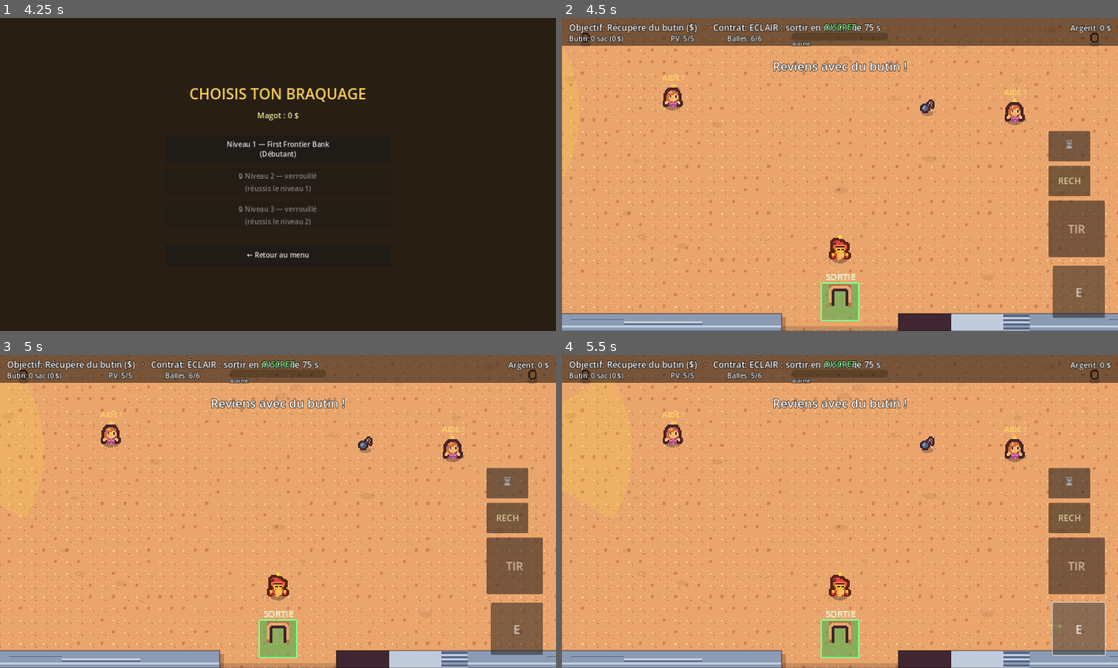
Above: before the commit, frames 1-4 (two rows, left to right).
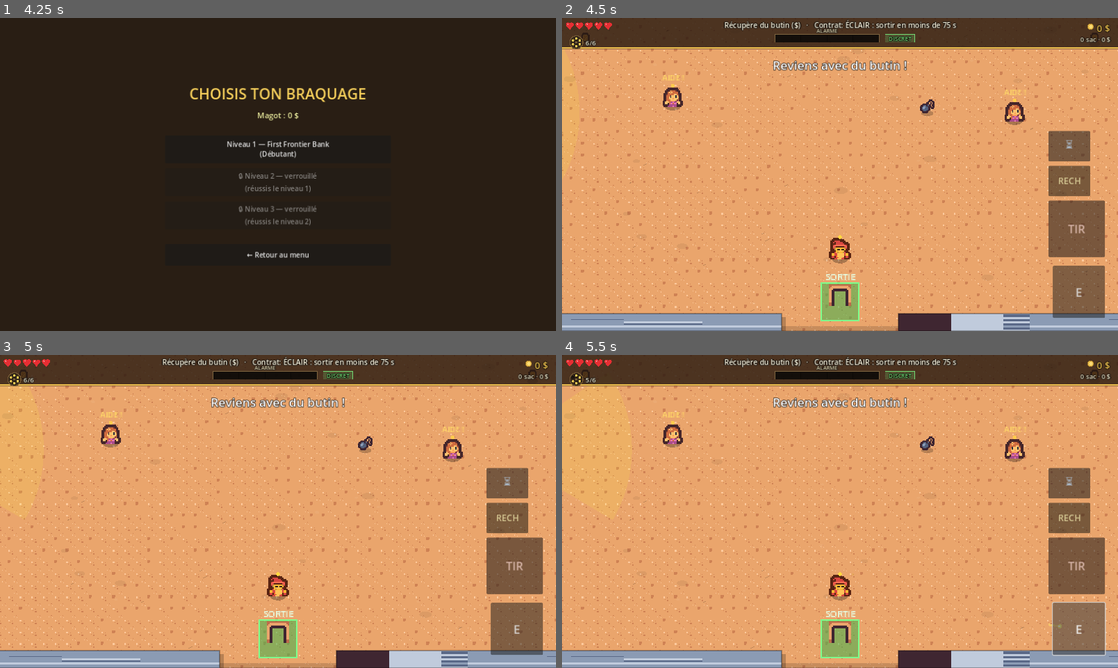
Above: after the commit, the same moments.

Repository: sebadiaz/Cowboys
Game: Godot game, scene res://scenes/Boot.tscn
Two runs of this game, one before a commit and one after it. Both use one fixed random seed, a clock stepped at 60 frames per second and the inputs below.
Inputs (mouse positions are in pixels of both pictures, inside the frame that each line leads up to):
- Up to frame 1 (4.25 s): tap Enter at 0.5 s; move the mouse to (400, 158) at 0.52 s; hold D (move_right) 0.53-1.25 s; hold Space (fire) 0.53-1.25 s; click (400, 158) at 0.67 s; click "🗺 JOUER — CARTE DU MONDE" at 1.25 s; click (66, 218) at 2.02 s; click "← Carte" at 2.75 s; click "⚡ Niveau rapide" at 3.5 s
- Up to frame 2 (4.5 s): click "Niveau 1 — First Frontier Ban…" at 4.25 s
- Up to frame 3 (5 s): no input
- Up to frame 4 (5.5 s): click "E" at 5 s

Frame 1 is identical in both runs. In frame 2, 9.8% of the frame differs, in the area x 0-100%, y 0-18%; in frame 3, 9.8%; in frame 4, 9.8%.

Commit message:
HUD repensé (cuir/laiton/or) peint en _draw: cœurs de PV, barillet six-coups, jauge d'alarme stylée, magot doré
- Nouveau hud_gfx.gd: cœurs (PV), barillet 6 alvéoles (munitions + animation de
  recharge), jauge d'alarme graduée (vert->rouge, label pulsé), pièce + magot,
  butin, badge d'état DISCRET/ALERTE. Contour encre, objectif réduit pour tenir.
- hud_controller branche ses setters sur hud_gfx (fini les labels qui se chevauchent).
- Toast dramatique, flash et overlay d'alerte conservés.

Diff:
--- a/scripts/hud_controller.gd
+++ b/scripts/hud_controller.gd
@@ -4,15 +4,10 @@
 ## Gère aussi le menu pause (Échap). Construit son interface en code.
 
 const MobileControlsScript := preload("res://scripts/mobile_controls.gd")
-
-var _objective_label: Label
-var _loot_label: Label
-var _money_label: Label
-var _state_label: Label
-var _alarm_bar: ProgressBar
+const HudGfxScript := preload("res://scripts/hud_gfx.gd")
+
+var _gfx: Control
 var _toast_label: Label
-var _health_label: Label
-var _ammo_label: Label
 var _pause_root: Control
 var _flash: ColorRect
 var _alert_overlay: ColorRect
@@ -81,62 +76,17 @@
 # --- Construction de l'UI ---
 
 func _build_ui() -> void:
-	var bar := ColorRect.new()
-	bar.color = Color(0.1, 0.07, 0.05, 0.55)
-	bar.set_anchors_preset(Control.PRESET_TOP_WIDE)
-	bar.offset_bottom = 64
-	bar.mouse_filter = Control.MOUSE_FILTER_IGNORE
-	add_child(bar)
-
-	_objective_label = _make_label("Objectif: ...", 20)
-	_objective_label.position = Vector2(16, 8)
-	add_child(_objective_label)
-
-	_loot_label = _make_label("Butin: 0 sac (0 $)", 16)
-	_loot_label.position = Vector2(16, 36)
-	add_child(_loot_label)
-
-	_health_label = _make_label("PV: 3/3", 16)
-	_health_label.position = Vector2(250, 36)
-	add_child(_health_label)
-
-	_ammo_label = _make_label("Balles: 6/6", 16)
-	_ammo_label.position = Vector2(380, 36)
-	add_child(_ammo_label)
-
-	_money_label = _make_label("Argent: 0 $", 18)
-	_money_label.set_anchors_preset(Control.PRESET_TOP_RIGHT)
-	_money_label.position = Vector2(-220, 10)
-	_money_label.size = Vector2(204, 24)
-	_money_label.horizontal_alignment = HORIZONTAL_ALIGNMENT_RIGHT
-	add_child(_money_label)
-
-	_state_label = _make_label("DISCRET", 18)
-	_state_label.set_anchors_preset(Control.PRESET_CENTER_TOP)
-	_state_label.position = Vector2(-70, 8)
-	_state_label.size = Vector2(140, 24)
-	_state_label.horizontal_alignment = HORIZONTAL_ALIGNMENT_CENTER
-	add_child(_state_label)
-
-	_alarm_bar = ProgressBar.new()
-	_alarm_bar.min_value = 0
-	_alarm_bar.max_value = 100
-	_alarm_bar.value = 0
-	_alarm_bar.show_percentage = false
-	_alarm_bar.set_anchors_preset(Control.PRESET_CENTER_TOP)
-	_alarm_bar.position = Vector2(-110, 34)
-	_alarm_bar.size = Vector2(220, 18)
-	_alarm_bar.mouse_filter = Control.MOUSE_FILTER_IGNORE
-	add_child(_alarm_bar)
-
-	var alarm_caption := _make_label("Alarme", 12)
-	alarm_caption.set_anchors_preset(Control.PRESET_CENTER_TOP)
-	alarm_caption.position = Vector2(-110, 50)
-	add_child(alarm_caption)
-
+	# Couche de dessin "premium" (cuir/laiton/or), peinte dans hud_gfx.
+	_gfx = Control.new()
+	_gfx.set_script(HudGfxScript)
+	_gfx.set_anchors_preset(Control.PRESET_FULL_RECT)
+	_gfx.mouse_filter = Control.MOUSE_FILTER_IGNORE
+	add_child(_gfx)
+
+	# Bandeau dramatique (toasts) centré, au-dessus du HUD.
 	_toast_label = _make_label("", 28)
 	_toast_label.set_anchors_preset(Control.PRESET_CENTER_TOP)
-	_toast_label.position = Vector2(-300, 90)
+	_toast_label.position = Vector2(-300, 88)
 	_toast_label.size = Vector2(600, 40)
 	_toast_label.horizontal_alignment = HORIZONTAL_ALIGNMENT_CENTER
 	_toast_label.modulate.a = 0.0
@@ -208,60 +158,47 @@
 # --- API appelée par mission_manager ---
 
 func set_objective(text: String) -> void:
-	if _objective_label:
-		_objective_label.text = "Objectif: " + text
+	if _gfx:
+		_gfx.objective = text
 
 
 func set_loot(bags: int, value: int) -> void:
-	if _loot_label:
-		var word := "sac" if bags <= 1 else "sacs"
-		_loot_label.text = "Butin: %d %s (%d $)" % [bags, word, value]
+	if _gfx:
+		_gfx.loot_bags = bags
+		_gfx.loot_value = value
 
 
 func set_money(amount: int) -> void:
 	_money = amount
-	if _money_label:
-		_money_label.text = "Argent: %d $" % amount
+	if _gfx:
+		_gfx.money = amount
 
 
 func set_alarm(value: float) -> void:
 	_alarm_ratio = clampf(value / 100.0, 0.0, 1.0)
 	if value >= 100.0:
 		_global_alert = true
-	if _alarm_bar:
-		_alarm_bar.value = value
-		_alarm_bar.modulate = Color(1.0, 1.0 - _alarm_ratio, 0.2)
+	if _gfx:
+		_gfx.alarm = _alarm_ratio
+		_gfx.global_alert = _global_alert
 
 
 func set_state(alert: bool) -> void:
-	if not _state_label:
-		return
-	if alert:
-		_state_label.text = "ALERTE"
-		_state_label.add_theme_color_override("font_color", Color(1.0, 0.3, 0.25))
-	else:
-		_state_label.text = "DISCRET"
-		_state_label.add_theme_color_override("font_color", Color(0.5, 1.0, 0.5))
+	if _gfx:
+		_gfx.state_alert = alert
 
 
 func set_health(current_hp: int, max_hp: int) -> void:
-	if not _health_label:
-		return
-	_health_label.text = "PV: %d/%d" % [current_hp, max_hp]
-	_health_label.add_theme_color_override("font_color",
-		Color(1.0, 0.4, 0.4) if current_hp <= 1 else Color(1, 1, 1))
+	if _gfx:
+		_gfx.hp = current_hp
+		_gfx.max_hp = max_hp
 
 
 func set_ammo(in_cylinder: int, capacity: int, reloading: bool) -> void:
-	if not _ammo_label:
-		return
-	if reloading:
-		_ammo_label.text = "Rechargement…"
-		_ammo_label.add_theme_color_override("font_color", Color(1.0, 0.8, 0.3))
-	else:
-		_ammo_label.text = "Balles: %d/%d" % [in_cylinder, capacity]
-		_ammo_label.add_theme_color_override("font_color",
-			Color(1.0, 0.5, 0.4) if in_cylinder == 0 else Color(1, 1, 1))
+	if _gfx:
+		_gfx.ammo = in_cylinder
+		_gfx.cap = capacity
+		_gfx.reloading = reloading
 
 
 func show_toast(text: String) -> void:
--- /dev/null
+++ b/scripts/hud_gfx.gd
@@ -0,0 +1,173 @@
+extends Control
+## hud_gfx.gd
+## Dessin "premium" du HUD de mission (cuir + laiton + or) : cœurs de PV, barillet
+## six-coups pour les munitions, jauge d'alarme stylée, magot et butin. Tout est
+## peint dans _draw() pour un rendu net et cohérent ; les valeurs sont poussées
+## par hud_controller via les setters publics. Aucun asset requis.
+
+var hp := 3
+var max_hp := 3
+var ammo := 6
+var cap := 6
+var reloading := false
+var reload_ratio := 1.0
+var loot_bags := 0
+var loot_value := 0
+var money := 0
+var alarm := 0.0          # 0..1
+var global_alert := false
+var objective := ""
+var state_alert := false
+var _t := 0.0
+
+const LEATHER := Color(0.16, 0.10, 0.06, 0.82)
+const LEATHER2 := Color(0.10, 0.06, 0.04, 0.88)
+const GOLD := Color(0.92, 0.74, 0.30)
+const INK := Color(0.04, 0.03, 0.02)
+
+
+func _ready() -> void:
+	set_anchors_preset(Control.PRESET_FULL_RECT)
+	mouse_filter = Control.MOUSE_FILTER_IGNORE
+
+
+func _process(delta: float) -> void:
+	_t += delta
+	queue_redraw()   # léger pulse/animation (barillet, alarme)
+
+
+func _draw() -> void:
+	var w := size.x if size.x > 1.0 else get_viewport_rect().size.x
+	var font := ThemeDB.fallback_font
+	# --- Bandeau cuir ---
+	var bh := 70.0
+	_panel(Rect2(0, 0, w, bh), LEATHER, Color(0, 0, 0, 0), 0.0)
+	draw_rect(Rect2(0, bh - 3.0, w, 3.0), GOLD)
+	draw_rect(Rect2(0, bh, w, 2.0), Color(0, 0, 0, 0.35))
+
+	# --- Gauche : cœurs (PV) + barillet (munitions) ---
+	var hx := 18.0
+	for i in range(max_hp):
+		_heart(Vector2(hx + i * 22.0, 18.0), 8.0, i < hp)
+	_cylinder(Vector2(20.0, 44.0))
+
+	# --- Droite : magot + butin ---
+	_text(font, Vector2(w - 18.0, 10.0), "%d $" % money, 22, GOLD, HORIZONTAL_ALIGNMENT_RIGHT)
+	_coin(Vector2(w - 18.0 - _text_w(font, "%d $" % money, 22) - 14.0, 20.0), 7.0)
+	var loot_s := "%d sac%s · %d $" % [loot_bags, "s" if loot_bags > 1 else "", loot_value]
+	_text(font, Vector2(w - 18.0, 40.0), loot_s, 15, Color(0.95, 0.9, 0.78), HORIZONTAL_ALIGNMENT_RIGHT)
+
+	# --- Centre : objectif (réduit pour tenir) + jauge d'alarme + état ---
+	var cx := w * 0.5
+	var avail := maxf(180.0, w - 460.0)
+	var osize := 17
+	while osize > 11 and _text_w(font, objective, osize) > avail:
+		osize -= 1
+	_text(font, Vector2(cx, 6.0), objective, osize, Color(1, 0.97, 0.88), HORIZONTAL_ALIGNMENT_CENTER)
+	_alarm_gauge(Rect2(cx - 150.0, 38.0, 240.0, 18.0))
+	_state_badge(Vector2(cx + 104.0, 38.0))
+
+
+# --- Widgets ---
+
+func _heart(c: Vector2, r: float, filled: bool) -> void:
+	var col := Color(0.90, 0.18, 0.20) if filled else Color(0.28, 0.16, 0.16)
+	if filled:
+		var beat := 1.0 + 0.06 * sin(_t * 4.0 + c.x)
+		r *= beat
+	# Deux bosses + pointe.
+	draw_circle(c + Vector2(-r * 0.5, -r * 0.35), r * 0.62, col)
+	draw_circle(c + Vector2(r * 0.5, -r * 0.35), r * 0.62, col)
+	draw_colored_polygon(PackedVector2Array([
+		c + Vector2(-r * 1.05, -r * 0.05), c + Vector2(r * 1.05, -r * 0.05), c + Vector2(0, r * 1.15)]), col)
+	if filled:
+		draw_circle(c + Vector2(-r * 0.55, -r * 0.5), r * 0.18, Color(1, 1, 1, 0.55))   # reflet
+
+
+func _cylinder(origin: Vector2) -> void:
+	# Barillet six-coups : 6 alvéoles autour d'un moyeu, qui tourne en rechargeant.
+	var cc := origin + Vector2(13.0, 12.0)
+	draw_circle(cc, 15.0, Color(0.20, 0.15, 0.10, 0.9))
+	draw_circle(cc, 15.0, GOLD if reloading else Color(0.45, 0.34, 0.2), false, 2.0)
+	var spin := _t * 7.0 if reloading else 0.0
+	var sweep := fmod(_t * 1.8, 1.0)   # balayage de remplissage pendant la recharge
+	for i in range(cap):
+		var a := -PI / 2.0 + TAU * float(i) / float(cap) + spin
+		var p := cc + Vector2.RIGHT.rotated(a) * 9.0
+		var loaded := i < ammo
+		if reloading:
+			loaded = float(i) / float(cap) <= sweep
+		draw_circle(p, 3.2, Color(0.92, 0.78, 0.32) if loaded else Color(0.12, 0.09, 0.07))
+		draw_circle(p, 3.2, Color(0, 0, 0, 0.5), false, 1.0)
+	draw_circle(cc, 2.4, Color(0.5, 0.4, 0.25))
+	var font := ThemeDB.fallback_font
+	var txt := "RECH…" if reloading else "%d/%d" % [ammo, cap]
+	_text(font, Vector2(origin + Vector2(34.0, 4.0)), txt, 15,
+		Color(1.0, 0.82, 0.3) if (reloading or ammo == 0) else Color(0.95, 0.92, 0.82), HORIZONTAL_ALIGNMENT_LEFT)
+
+
+func _coin(c: Vector2, r: float) -> void:
+	draw_circle(c, r, GOLD)
+	draw_circle(c, r, Color(0.6, 0.45, 0.15), false, 1.5)
+	draw_circle(c, r * 0.5, Color(1, 0.9, 0.5, 0.8))
+
+
+func _alarm_gauge(r: Rect2) -> void:
+	_panel(r, Color(0.05, 0.04, 0.03, 0.9), Color(0.5, 0.4, 0.25), 1.5)
+	var col := Color(0.4, 0.85, 0.4).lerp(Color(1.0, 0.2, 0.15), alarm)
+	if global_alert:
+		col = Color(1.0, 0.2, 0.15)
+	var inner := Rect2(r.position + Vector2(2, 2), Vector2((r.size.x - 4.0) * alarm, r.size.y - 4.0))
+	draw_rect(inner, col)
+	# Reflet + crête animée quand ça monte.
+	draw_rect(Rect2(inner.position, Vector2(inner.size.x, inner.size.y * 0.4)), Color(1, 1, 1, 0.18))
+	# Graduations.
+	for i in range(1, 4):
+		var x := r.position.x + r.size.x * 0.25 * i
+		draw_line(Vector2(x, r.position.y + 2), Vector2(x, r.end.y - 2), Color(0, 0, 0, 0.35), 1.0)
+	var font := ThemeDB.fallback_font
+	var pulse := 0.6 + 0.4 * sin(_t * (4.0 + alarm * 6.0)) if alarm > 0.3 else 1.0
+	var lbl := "⚠ ALERTE GÉNÉRALE" if global_alert else "ALARME"
+	var lc := Color(1.0, 0.4, 0.3, pulse) if (global_alert or alarm > 0.6) else Color(0.9, 0.85, 0.7)
+	_text(font, Vector2(r.get_center().x, r.position.y - 16.0), lbl, 12, lc, HORIZONTAL_ALIGNMENT_CENTER)
+
+
+func _state_badge(pos: Vector2) -> void:
+	var txt := "ALERTE" if state_alert else "DISCRET"
+	var col := Color(1.0, 0.28, 0.22) if state_alert else Color(0.45, 0.85, 0.45)
+	var font := ThemeDB.fallback_font
+	var tw := _text_w(font, txt, 13) + 16.0
+	var r := Rect2(pos.x, pos.y, tw, 18.0)
+	_panel(r, Color(col.r, col.g, col.b, 0.22), col, 1.5)
+	if state_alert:
+		# Petit point clignotant.
+		draw_circle(r.position + Vector2(9, 9), 3.0, Color(1, 0.3, 0.2, 0.5 + 0.5 * sin(_t * 8.0)))
+	_text(font, Vector2(r.get_center().x + (4 if state_alert else 0), r.position.y + 2.0), txt, 13, col, HORIZONTAL_ALIGNMENT_CENTER)
+
+
+# --- Primitives ---
+
+func _panel(r: Rect2, fill: Color, border: Color, bw: float) -> void:
+	draw_rect(r, fill)
+	if bw > 0.0 and border.a > 0.0:
+		draw_rect(r, border, false, bw)
+
+
+func _text(font: Font, pos: Vector2, s: String, size_px: int, col: Color, align: int) -> void:
+	if s == "":
+		return
+	var w := _text_w(font, s, size_px)
+	var x := pos.x
+	if align == HORIZONTAL_ALIGNMENT_CENTER:
+		x -= w * 0.5
+	elif align == HORIZONTAL_ALIGNMENT_RIGHT:
+		x -= w
+	var base := Vector2(x, pos.y + size_px)
+	# Contour encre (4 directions) + texte.
+	for o in [Vector2(-1.5, 0), Vector2(1.5, 0), Vector2(0, -1.5), Vector2(0, 1.5)]:
+		draw_string(font, base + o, s, HORIZONTAL_ALIGNMENT_LEFT, -1, size_px, INK)
+	draw_string(font, base, s, HORIZONTAL_ALIGNMENT_LEFT, -1, size_px, col)
+
+
+func _text_w(font: Font, s: String, size_px: int) -> float:
+	return font.get_string_size(s, HORIZONTAL_ALIGNMENT_LEFT, -1, size_px).x
